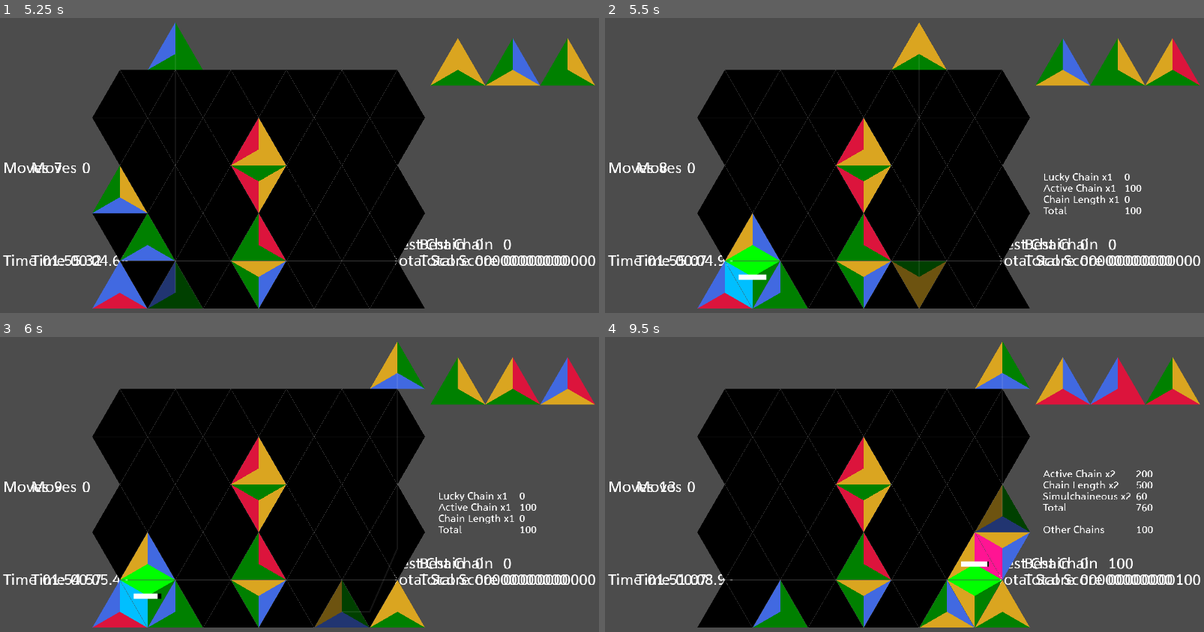
Above: before the commit, frames 1-4 (two rows, left to right).
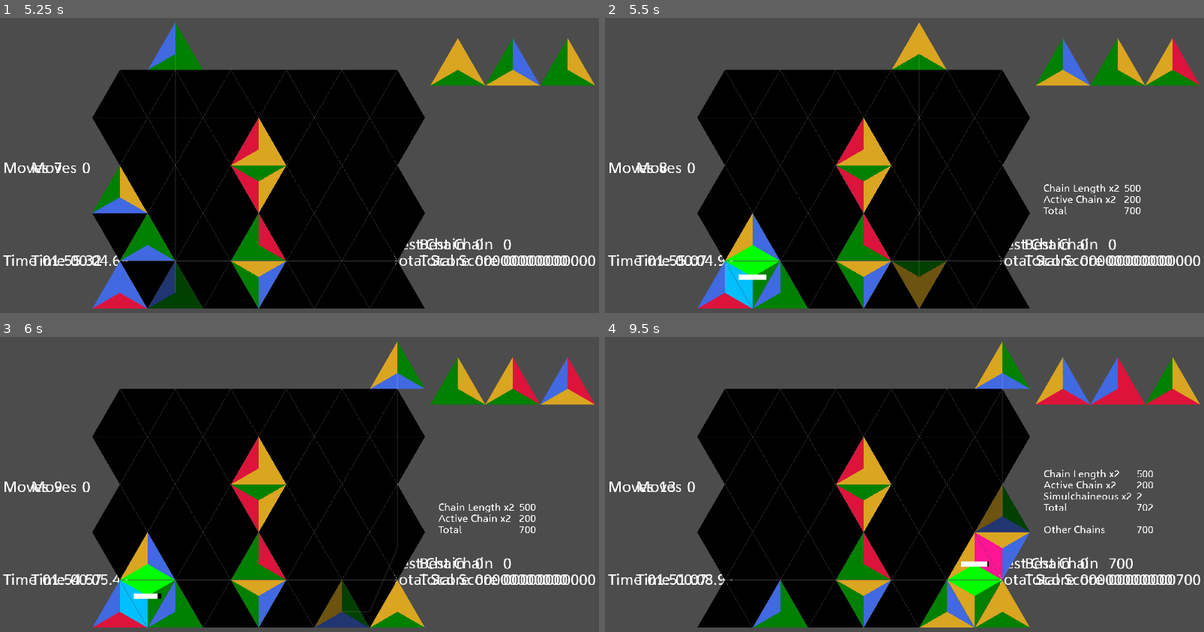
Above: after the commit, the same moments.

Repository: BoatsandJoes/tri-twist
Game: Godot game, scene res://scenes/ui/MainMenu.tscn
Same seed, same stepped clock (60 frames per second), same inputs: the game is played once before the commit and once after it.
Inputs:
- Up to frame 1 (5.25 s): click "Go go go" at 0.5 s; tap Enter (ui_accept) at 1.25, 1.52, 2.27, 3.77, 4.52 s; hold Keypad 6 (clockwise) 1.28-2.03 s; hold Up (ui_up) 1.28-2.78 s; tap Keypad 7 (counterclockwise) at 2.1, 3.6, 5.1 s; hold Keypad 6 (clockwise) 2.78-3.53 s; hold A (left) 2.78-4.28 s; hold Down (ui_down) 4.28-5.03 s; hold Keypad 6 (clockwise) 4.28-5.03 s; hold D (right) from 5.03 s (still down)
- Up to frame 2 (5.5 s): keep holding D (right); tap Enter (ui_accept) at 5.27 s
- Up to frame 3 (6 s): release D (right) at 5.78 s; hold Up (ui_up) from 5.78 s (still down); hold Keypad 6 (clockwise) from 5.78 s (still down)
- Up to frame 4 (9.5 s): release Up (ui_up) at 6.53 s; release Keypad 6 (clockwise) at 6.53 s; hold D (right) 6.53-8.78 s; tap Keypad 7 (counterclockwise) at 6.6, 8.1 s; tap Enter (ui_accept) at 6.77, 7.52, 8.27 s; hold Keypad 6 (clockwise) 7.28-8.03 s; hold Down (ui_down) from 8.78 s (still down); hold Keypad 6 (clockwise) from 8.78 s (still down)

Frame 1 is identical in both runs. In frame 2, 0.6% of the frame differs, in the area x 73-90%, y 52-67%; in frame 3, 0.6%; in frame 4, 1.2%, in the area x 69-97%, y 44-85%.

Commit message:
Dominoes and towers are brain chains again. Raised chain cap to 5. Lowered Simulchaineous points.

Diff:
--- a/scenes/GameGrid.gd
+++ b/scenes/GameGrid.gd
@@ -117,6 +117,7 @@
 	for row in grid:
 		for cell in row:
 			if cell.is_marked_for_clear():
+				cell.fallType = cell.FallType.CLEAR
 				cell.get_node("CPUParticles2D").emitting = true
 				cell.clear(cell.Direction.VERTICAL_POINT)
 
--- a/scenes/TriangleCell.gd
+++ b/scenes/TriangleCell.gd
@@ -24,8 +24,8 @@
 var fallType: int
 var clearDelay = 4
 var quickChainCutoff = 0
-var activeChainCap = 4
-var sequentialChainCap = 4
+var activeChainCap = 5
+var sequentialChainCap = 5
 var clearScaling = 0.0
 var activeChainMode = true
 var isMarkedForInactiveClear = false
@@ -257,7 +257,7 @@
 			# Primarily, we have to check above.
 			var neighbor = get_parent().get_neighbor(rowIndex, columnIndex, Direction.VERTICAL)
 			if neighbor != null:
-				neighbor.enter_falling_state(neighbor.tumbleDirection, FallType.CLEAR)
+				neighbor.enter_falling_state(neighbor.tumbleDirection, fallType)
 			# We also have to check our left/right neighbors, and if they're empty, our neighbors' neighbor should consider falling.
 			var leftNeighbor = get_parent().get_neighbor(rowIndex, columnIndex, Direction.LEFT)
 			if leftNeighbor != null && leftNeighbor.is_empty():
@@ -267,7 +267,7 @@
 					var neighborsNeighborsNeighbor = get_parent().get_neighbor(neighborsNeighbor.rowIndex,
 					neighborsNeighbor.columnIndex, Direction.LEFT)
 					if neighborsNeighborsNeighbor == null || !neighborsNeighborsNeighbor.is_empty():
-						neighborsNeighbor.enter_falling_state(Direction.RIGHT, FallType.CLEAR)
+						neighborsNeighbor.enter_falling_state(Direction.RIGHT, fallType)
 			var rightNeighbor = get_parent().get_neighbor(rowIndex, columnIndex, Direction.RIGHT)
 			if rightNeighbor != null && rightNeighbor.is_empty():
 				var neighborsNeighbor = get_parent().get_neighbor(rightNeighbor.rowIndex, rightNeighbor.columnIndex, Direction.RIGHT)
@@ -276,7 +276,7 @@
 					var neighborsNeighborsNeighbor = get_parent().get_neighbor(neighborsNeighbor.rowIndex,
 					neighborsNeighbor.columnIndex, Direction.RIGHT)
 					if neighborsNeighborsNeighbor == null || !neighborsNeighborsNeighbor.is_empty():
-						neighborsNeighbor.enter_falling_state(Direction.LEFT, FallType.CLEAR)
+						neighborsNeighbor.enter_falling_state(Direction.LEFT, fallType)
 		else:
 			# If left and right are both empty or both full, they shouldn't move.
 			var leftNeighbor = get_parent().get_neighbor(rowIndex, columnIndex, Direction.LEFT)
@@ -288,17 +288,17 @@
 					var neighborsNeighbor = leftNeighbor.get_parent().get_neighbor(leftNeighbor.rowIndex,
 					leftNeighbor.columnIndex, Direction.LEFT)
 					if neighborsNeighbor == null || !neighborsNeighbor.is_empty():
-						leftNeighbor.enter_falling_state(Direction.RIGHT, FallType.CLEAR)
+						leftNeighbor.enter_falling_state(Direction.RIGHT, fallType)
 				elif rightNeighbor != null:
 					if rightNeighborFilled && rightNeighbor != null:
 						var neighborsNeighbor = rightNeighbor.get_parent().get_neighbor(rightNeighbor.rowIndex,
 						rightNeighbor.columnIndex, Direction.RIGHT)
 						if neighborsNeighbor == null || !neighborsNeighbor.is_empty():
-							rightNeighbor.enter_falling_state(Direction.RIGHT, FallType.CLEAR)
+							rightNeighbor.enter_falling_state(Direction.RIGHT, fallType)
 			# Fall from above. In theory, if a neighbor fills then it won't fall after all. XXX keep an eye on this
 			var verticalNeighbor = get_parent().get_neighbor(rowIndex, columnIndex, Direction.VERTICAL_POINT)
 			if verticalNeighbor != null:
-				verticalNeighbor.enter_falling_state(verticalNeighbor.tumbleDirection, FallType.CLEAR)
+				verticalNeighbor.enter_falling_state(verticalNeighbor.tumbleDirection, fallType)
 	elif edge != Direction.VERTICAL_POINT:
 		# Mark edge for clearing, visually.
 		var particleColor: int = 0
@@ -551,6 +551,7 @@
 
 func clear_self_and_matching_neighbors(alreadyCheckedCoordinates: Array):
 	if !alreadyCheckedCoordinates.has([rowIndex, columnIndex]):
+		fallType = FallType.CLEAR
 		$CPUParticles2D.emitting = true
 		alreadyCheckedCoordinates.append([rowIndex, columnIndex])
 		var leftNeighbor = get_parent().get_neighbor(rowIndex, columnIndex, Direction.LEFT)
@@ -637,6 +638,7 @@
 func _on_ClearTimer_timeout():
 	# visual effect
 	$CPUParticles2D.emitting = true
+	fallType = FallType.CLEAR
 	clear(Direction.VERTICAL_POINT)
 
 func _on_GravityTimer_timeout():
--- a/scenes/ui/ComboDisplay.gd
+++ b/scenes/ui/ComboDisplay.gd
@@ -8,14 +8,14 @@
 # var b = "text"
 var combos: Dictionary = {}
 var brainChainLinkScore = 900
-var luckyChainLinkScore = 0
+var luckyChainLinkScore = 1
 var quickChainLinkScore = 150
 var activeChainLinkScore = 100
 var sequentialChainLinkScore = 100
 var chainLengthBonusScore = 500
 var twoTrickScore = 300
 var hatTrickScore = 900
-var simulchaineousScore = 30
+var simulchaineousScore = 1
 var displayedComboKey
 var activeChainOn: bool = true
 
--- a/scenes/ui/ComboDisplay.tscn
+++ b/scenes/ui/ComboDisplay.tscn
@@ -7,26 +7,26 @@
 size = 32
 font_data = ExtResource( 2 )
 
+[sub_resource type="DynamicFont" id=6]
+size = 32
+font_data = ExtResource( 2 )
+
+[sub_resource type="DynamicFont" id=5]
+size = 32
+font_data = ExtResource( 2 )
+
+[sub_resource type="DynamicFont" id=3]
+size = 32
+font_data = ExtResource( 2 )
+
+[sub_resource type="DynamicFont" id=4]
+size = 32
+font_data = ExtResource( 2 )
+
 [sub_resource type="DynamicFont" id=2]
 size = 32
 font_data = ExtResource( 2 )
 
-[sub_resource type="DynamicFont" id=3]
-size = 32
-font_data = ExtResource( 2 )
-
-[sub_resource type="DynamicFont" id=4]
-size = 32
-font_data = ExtResource( 2 )
-
-[sub_resource type="DynamicFont" id=5]
-size = 32
-font_data = ExtResource( 2 )
-
-[sub_resource type="DynamicFont" id=6]
-size = 32
-font_data = ExtResource( 2 )
-
 [sub_resource type="DynamicFont" id=7]
 size = 32
 font_data = ExtResource( 2 )
@@ -51,23 +51,23 @@
 size = 32
 font_data = ExtResource( 2 )
 
+[sub_resource type="DynamicFont" id=17]
+size = 32
+font_data = ExtResource( 2 )
+
+[sub_resource type="DynamicFont" id=16]
+size = 32
+font_data = ExtResource( 2 )
+
+[sub_resource type="DynamicFont" id=14]
+size = 32
+font_data = ExtResource( 2 )
+
+[sub_resource type="DynamicFont" id=15]
+size = 32
+font_data = ExtResource( 2 )
+
 [sub_resource type="DynamicFont" id=13]
-size = 32
-font_data = ExtResource( 2 )
-
-[sub_resource type="DynamicFont" id=14]
-size = 32
-font_data = ExtResource( 2 )
-
-[sub_resource type="DynamicFont" id=15]
-size = 32
-font_data = ExtResource( 2 )
-
-[sub_resource type="DynamicFont" id=16]
-size = 32
-font_data = ExtResource( 2 )
-
-[sub_resource type="DynamicFont" id=17]
 size = 32
 font_data = ExtResource( 2 )
 
@@ -105,37 +105,37 @@
 [node name="ComboCounter" type="VBoxContainer" parent="Scorecard"]
 margin_bottom = 1080.0
 
+[node name="ChainLength" type="Label" parent="Scorecard/ComboCounter"]
+visible = false
+margin_bottom = 32.0
+custom_fonts/font = SubResource( 1 )
+
+[node name="SequentialChain" type="Label" parent="Scorecard/ComboCounter"]
+visible = false
+margin_bottom = 32.0
+custom_fonts/font = SubResource( 6 )
+
+[node name="ActiveChain" type="Label" parent="Scorecard/ComboCounter"]
+visible = false
+margin_bottom = 32.0
+custom_fonts/font = SubResource( 5 )
+
+[node name="QuickChain" type="Label" parent="Scorecard/ComboCounter"]
+visible = false
+margin_right = 1920.0
+margin_bottom = 32.0
+custom_fonts/font = SubResource( 3 )
+
+[node name="LuckyChain" type="Label" parent="Scorecard/ComboCounter"]
+visible = false
+margin_bottom = 32.0
+custom_fonts/font = SubResource( 4 )
+
 [node name="GalaxyBrainChain" type="Label" parent="Scorecard/ComboCounter"]
 visible = false
 margin_right = 1920.0
 margin_bottom = 14.0
-custom_fonts/font = SubResource( 1 )
-
-[node name="QuickChain" type="Label" parent="Scorecard/ComboCounter"]
-visible = false
-margin_right = 1920.0
-margin_bottom = 14.0
 custom_fonts/font = SubResource( 2 )
-
-[node name="LuckyChain" type="Label" parent="Scorecard/ComboCounter"]
-visible = false
-margin_bottom = 14.0
-custom_fonts/font = SubResource( 3 )
-
-[node name="ActiveChain" type="Label" parent="Scorecard/ComboCounter"]
-visible = false
-margin_bottom = 14.0
-custom_fonts/font = SubResource( 4 )
-
-[node name="SequentialChain" type="Label" parent="Scorecard/ComboCounter"]
-visible = false
-margin_bottom = 14.0
-custom_fonts/font = SubResource( 5 )
-
-[node name="ChainLength" type="Label" parent="Scorecard/ComboCounter"]
-visible = false
-margin_bottom = 14.0
-custom_fonts/font = SubResource( 6 )
 
 [node name="TwoTrick" type="Label" parent="Scorecard/ComboCounter"]
 visible = false
@@ -171,36 +171,36 @@
 margin_right = 15.0
 margin_bottom = 1080.0
 
+[node name="ChainLengthScore" type="Label" parent="Scorecard/ComboScore"]
+visible = false
+margin_bottom = 32.0
+custom_fonts/font = SubResource( 12 )
+
+[node name="SequentialChainScore" type="Label" parent="Scorecard/ComboScore"]
+visible = false
+margin_bottom = 32.0
+custom_fonts/font = SubResource( 17 )
+
+[node name="ActiveChainScore" type="Label" parent="Scorecard/ComboScore"]
+visible = false
+margin_bottom = 32.0
+custom_fonts/font = SubResource( 16 )
+
+[node name="QuickChainScore" type="Label" parent="Scorecard/ComboScore"]
+visible = false
+margin_bottom = 32.0
+custom_fonts/font = SubResource( 14 )
+
+[node name="LuckyChainScore" type="Label" parent="Scorecard/ComboScore"]
+visible = false
+margin_bottom = 32.0
+custom_fonts/font = SubResource( 15 )
+
 [node name="BrainChainScore" type="Label" parent="Scorecard/ComboScore"]
 visible = false
 margin_bottom = 14.0
 rect_pivot_offset = Vector2( -316, 10.6667 )
-custom_fonts/font = SubResource( 12 )
-
-[node name="QuickChainScore" type="Label" parent="Scorecard/ComboScore"]
-visible = false
-margin_bottom = 14.0
 custom_fonts/font = SubResource( 13 )
-
-[node name="LuckyChainScore" type="Label" parent="Scorecard/ComboScore"]
-visible = false
-margin_bottom = 14.0
-custom_fonts/font = SubResource( 14 )
-
-[node name="ActiveChainScore" type="Label" parent="Scorecard/ComboScore"]
-visible = false
-margin_bottom = 14.0
-custom_fonts/font = SubResource( 15 )
-
-[node name="SequentialChainScore" type="Label" parent="Scorecard/ComboScore"]
-visible = false
-margin_bottom = 14.0
-custom_fonts/font = SubResource( 16 )
-
-[node name="ChainLengthScore" type="Label" parent="Scorecard/ComboScore"]
-visible = false
-margin_bottom = 14.0
-custom_fonts/font = SubResource( 17 )
 
 [node name="TwoTrickScore" type="Label" parent="Scorecard/ComboScore"]
 visible = false
Not shown, changed: notes/notes.txt
